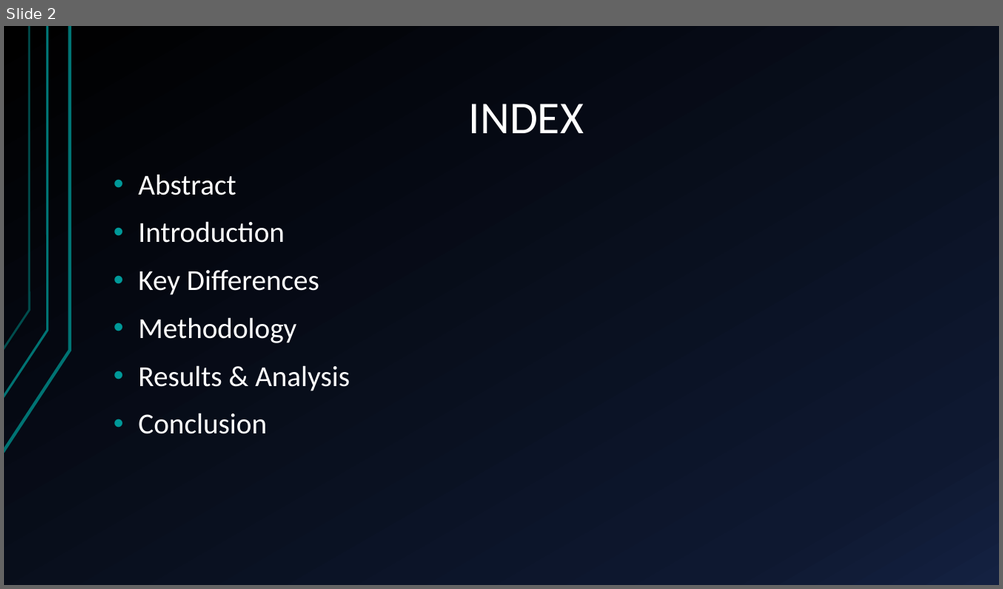
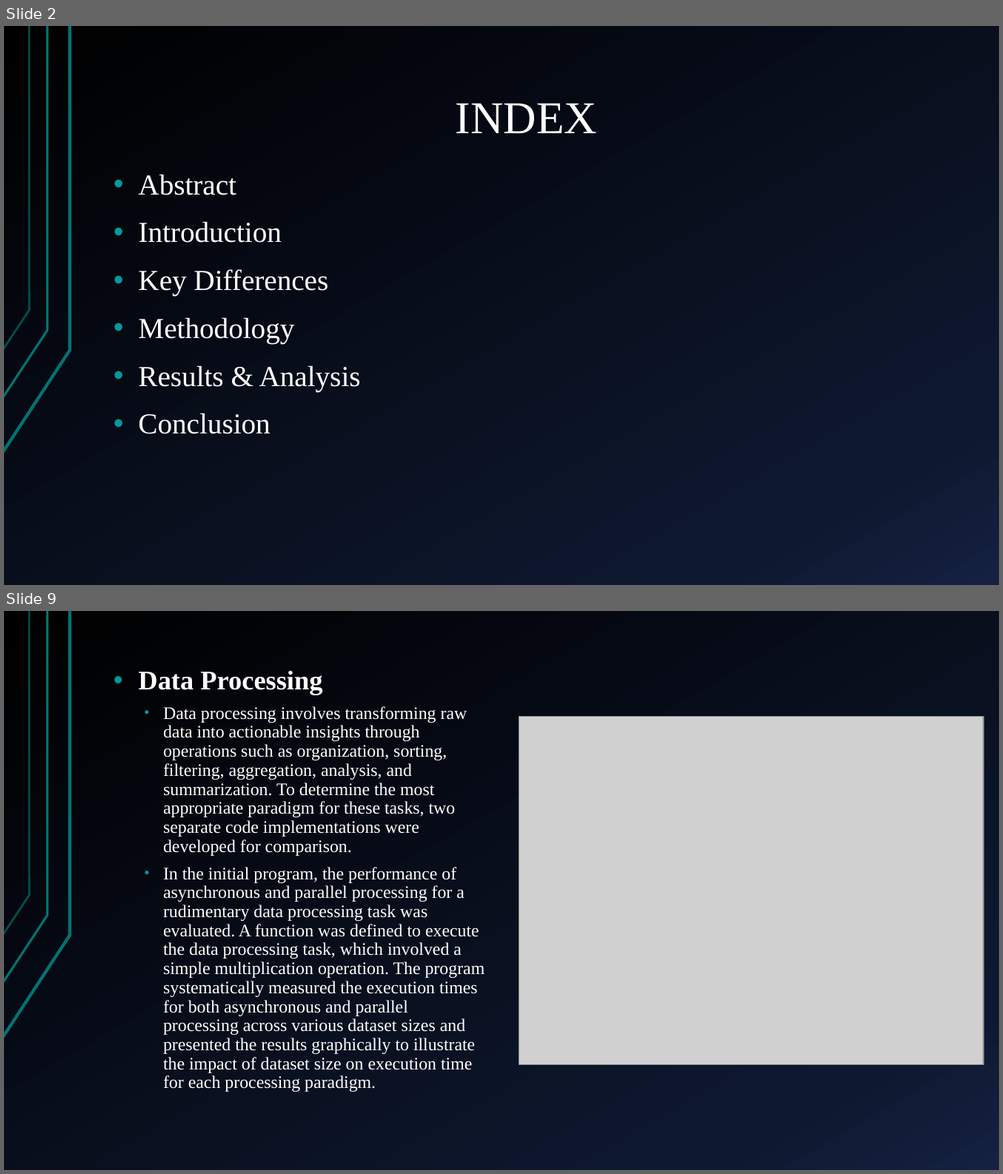
Before and after one commit to ShreyashBhardwaj/AnalysisoUseCases, a slide deck: Analysis of Use Cases.pptx. Shown one above the other, each under a label of ours: slide 2 before the commit, slides 2 and 9 after it; the slides between them are not shown. The pictures are 1003x589 and 1003x1174 pixels, drawn with LibreOffice and Linux fonts; fonts in the diff are those of the drawing; grey boxes stand for pictures. Boxes give left, top, right and bottom in pixels: in the first picture for what was removed or moved away, otherwise in the second. Text is boxed around its words. In the diff, an @@ line names an element or a change of style, - is before the commit and + after.

```diff
--- a/Analysis of Use Cases.pptx
+++ b/Analysis of Use Cases.pptx
@@ slide 9 added at (4,611,999,1170), background gradient #000000 to #0F1931 to #142242; not listed: 3 template elements that a slide beside it also shows @@
@@ text added at (138,670,485,1092), 17 pt, text #FFFFFF @@
+• Data Processing
+  • Data processing involves transforming raw data into actionable insights through operations such as organization, sorting, filtering, aggregation, analysis, and summarization. To determine the most appropriate paradigm for these tasks, two separate code implementations were developed for comparison.
+  • In the initial program, the performance of asynchronous and parallel processing for a rudimentary data processing task was evaluated. A function was defined to execute the data processing task, which involved a simple multiplication operation. The program systematically measured the execution times for both asynchronous and parallel processing across various dataset sizes and presented the results graphically to illustrate the impact of dataset size on execution time for each processing paradigm.
@@ picture added at (519,716,983,1065) @@
@@ slide 2 changed as well @@
@@ title "INDEX" at (455,103,597,133): font Calibri to Times New Roman @@
@@ text "Abstract" at (138,174,361,434): font Calibri to Times New Roman @@
```
Also in this commit, not shown: 6 other slides changed, 8 other slides added, 2 slides removed.
